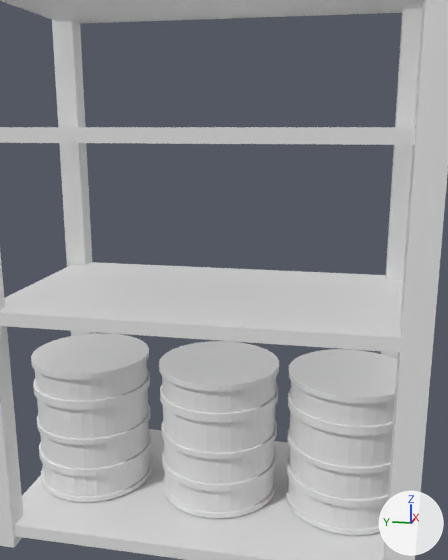
A saved change to the FBX model Assets/Models/shelf.fbx.
Camera for both pictures: a camera (50 mm lens) standing at (-4.16, -3.29, 3.99) and looking at (1.89, -2.08, 2.48). Every picture has the same lights, and +X, +Y and +Z are marked at lower right. Where no turn or scale is listed for an object, it has been applied to the vertices.

The older version as bpy lines, for what is in view:
```python
me_cube = bpy.data.meshes.new('Cube')
me_cube.from_pydata(...)  # 96 vertices, 72 faces; spans x 1.0..54685.0, y -4.0..0.0, z 0.0..5.0
me_cylinder_007 = bpy.data.meshes.new('Cylinder.007')
me_cylinder_007.from_pydata(...)  # 1280 vertices, 1220 faces; spans x -0.616..0.616, y -0.616..0.616, z -0.701..0.713
me_cylinder_008 = bpy.data.meshes.new('Cylinder.008')
me_cylinder_008.from_pydata(...)  # 1280 vertices, 1220 faces; spans x -1.06..1.06, y -1.06..1.06, z -1.0..1.02
ob_cube = bpy.data.objects.new('Cube', me_cube)
ob_cube.location = (0.0, 0.0, 0.0)
ob_cylinder_002 = bpy.data.objects.new('Cylinder.002', me_cylinder_007)
ob_cylinder_002.location = (1.72, -2.07, 0.95)
ob_cylinder_003 = bpy.data.objects.new('Cylinder.003', me_cylinder_008)
ob_cylinder_003.location = (1.72, -3.4, 0.95)
ob_cylinder_003.scale = (0.583, 0.583, 0.701)
# also in view: 'Cylinder.001' at (1.72, -0.67, 0.95)
```
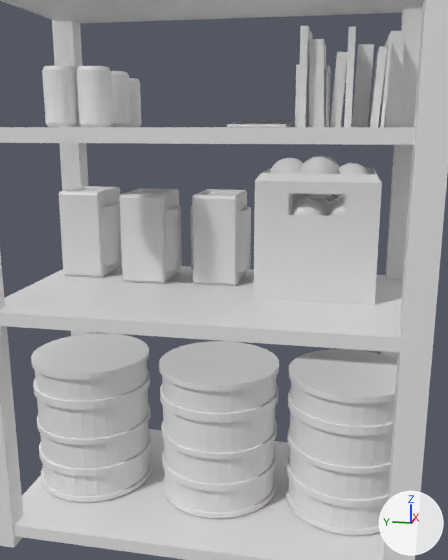
Commit message: Added the rest of the pieces of the shelf

Location of each change, [x1, y1, x2, y2] in pixels of the pictures (448 x 560 px):
'Cube.001', added: after [253, 155, 382, 305]
'Cube.002', added: after [59, 186, 251, 286]
'Plane.001', added: after [227, 26, 405, 127]
'Cylinder', added: after [42, 66, 141, 127]

What the commit changed:
Mesh me_cube_002 is new.
It has 288 vertices, 204 faces and spans x -5.53..-4.72, y -3.85..-1.7, z 1.91..2.85.
Mesh me_cube_001 is new.
It has 3888 vertices, 4102 faces and spans x -5.892..-4.755, y -1.516..-0.379, z -0.569..0.774.
Mesh me_cylinder is new.
It has 1536 vertices, 1296 faces and spans x 1.01..2.62, y -2.78..-1.91, z 2.25..2.77.
Mesh me_plane_001 is new.
It has 96 vertices, 70 faces and spans x -5.61..-4.69, y -5.62..-3.94, z 3.67..4.61.
Object 'Cube.002' (ob_cube_002) is new; it shows me_cube_002.
Its location is (7.45, 1.57, 0.48).
Object 'Cube.001' (ob_cube_001) is new; it shows me_cube_001.
Its location is (7.45, -2.06, 2.95).
Object 'Cylinder' (ob_cylinder) is new; it shows me_cylinder.
Its location is (0.04, 1.57, 1.74).
Object 'Plane.001' (ob_plane_001) is new; it shows me_plane_001.
Its location is (7.45, 1.89, 0.3).
